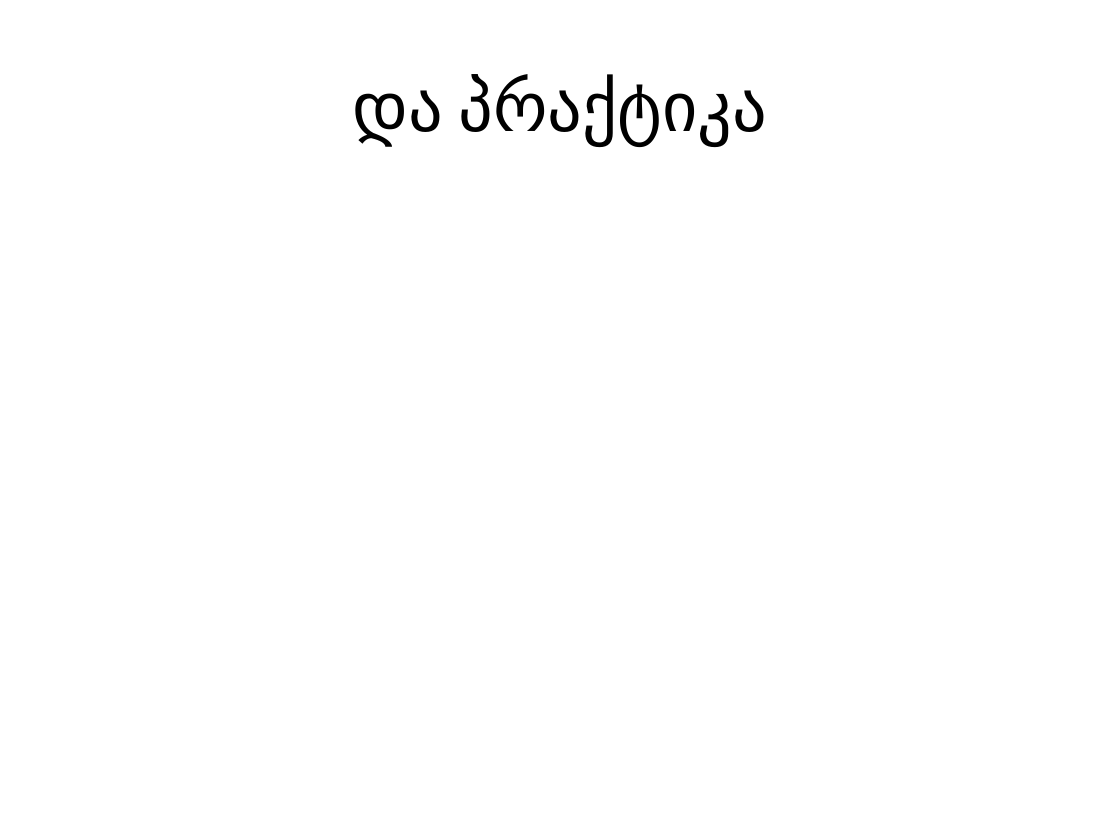
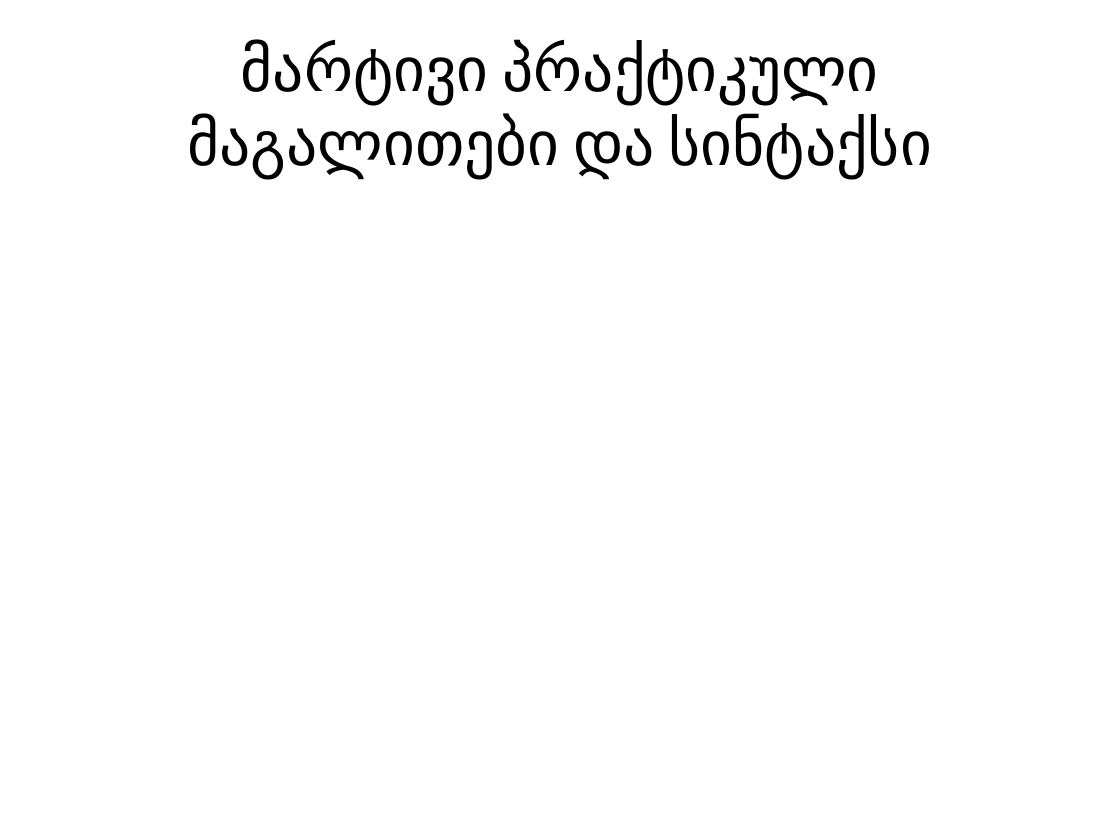
Before and after one commit to AleksandreSukh/RxSeminar, a slide deck: slide 17 of Rx.pptx (slide 16 before the commit). Drawn at 1120x840 pixels with LibreOffice and Linux fonts; fonts in the diff are those of the drawing. Boxes give left, top, right and bottom in pixels: in the first picture for what was removed or moved away, otherwise in the second. Text is boxed around its words. In the diff, an @@ line names an element or a change of style, - is before the commit and + after.

```diff
--- a/Rx.pptx
+++ b/Rx.pptx
@@ title at (187, 41, 932, 178): text changed; size 44 to 39.6 pt @@
-და პრაქტიკა
+მარტივი პრაქტიკული მაგალითები და სინტაქსი
```
Also in this commit, not shown: 3 other slides changed, 5 slides added, 2 slides removed, 1 other file.
